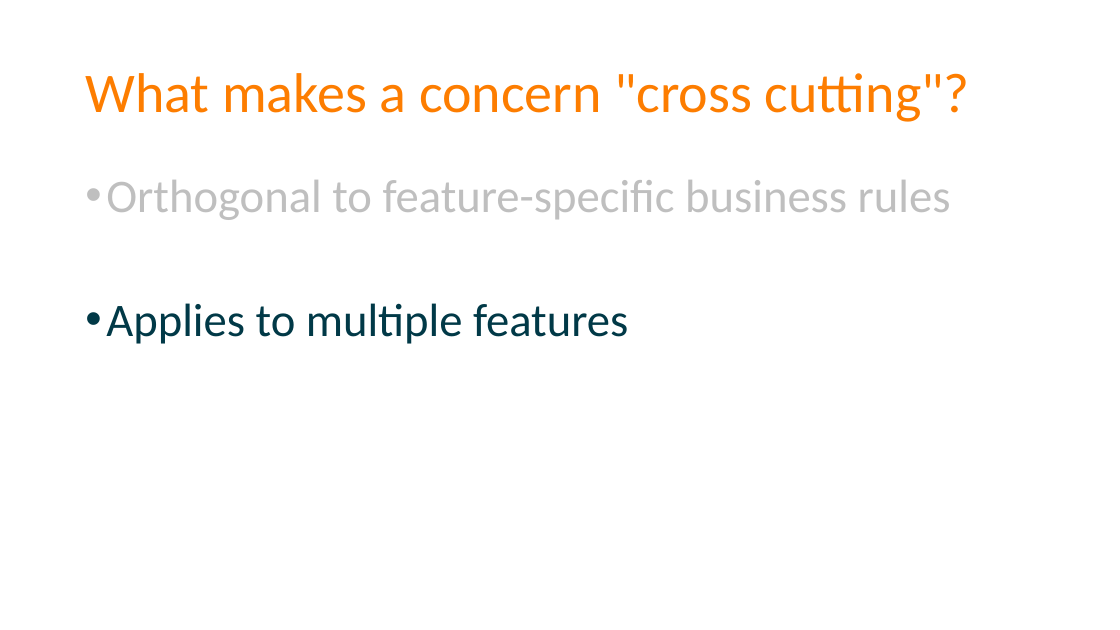
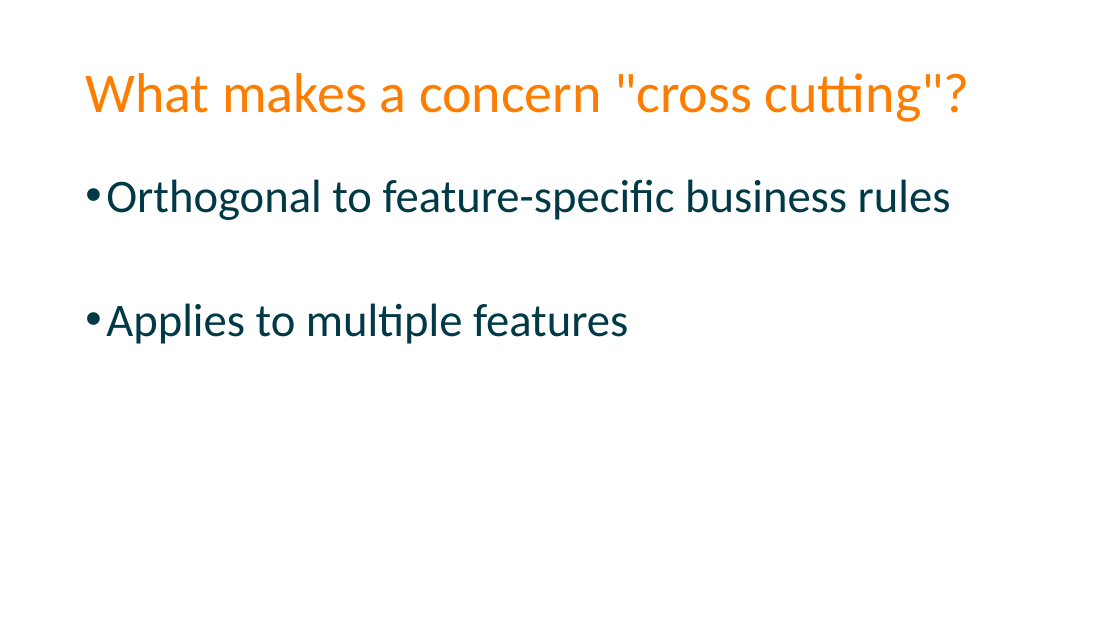
Before and after one commit to spetryjohnson/Talk---Dont-Write-Secure-Code-Design-Secure-Systems, a slide deck: slide 20 of Secure Systems - CodeMash 2017.pptx (slide 18 before the commit). Drawn at 1120x630 pixels with LibreOffice and Linux fonts; fonts in the diff are those of the drawing. Boxes give left, top, right and bottom in pixels: in the first picture for what was removed or moved away, otherwise in the second. Text is boxed around its words. In the diff, an @@ line names an element or a change of style, - is before the commit and + after.

```diff
--- a/Secure Systems - CodeMash 2017.pptx
+++ b/Secure Systems - CodeMash 2017.pptx
@@ text at (106, 179, 951, 220): text colour #BFBFBF to #013947 in "Orthogonal to feature-specific business rules" @@
```
Also in this commit, not shown: 8 other slides changed, 8 slides added, 4 slides removed, 1 other file.
